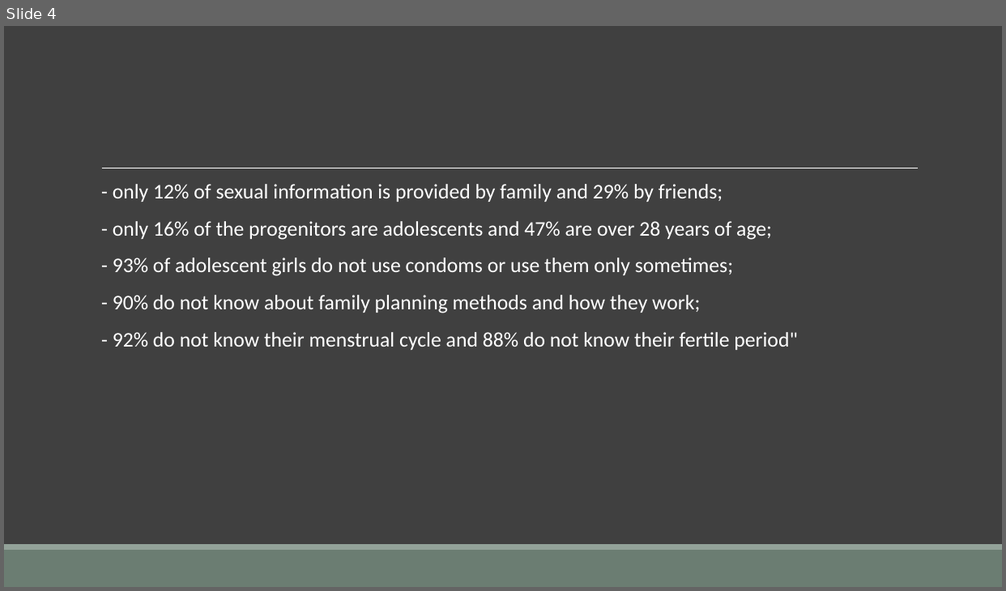
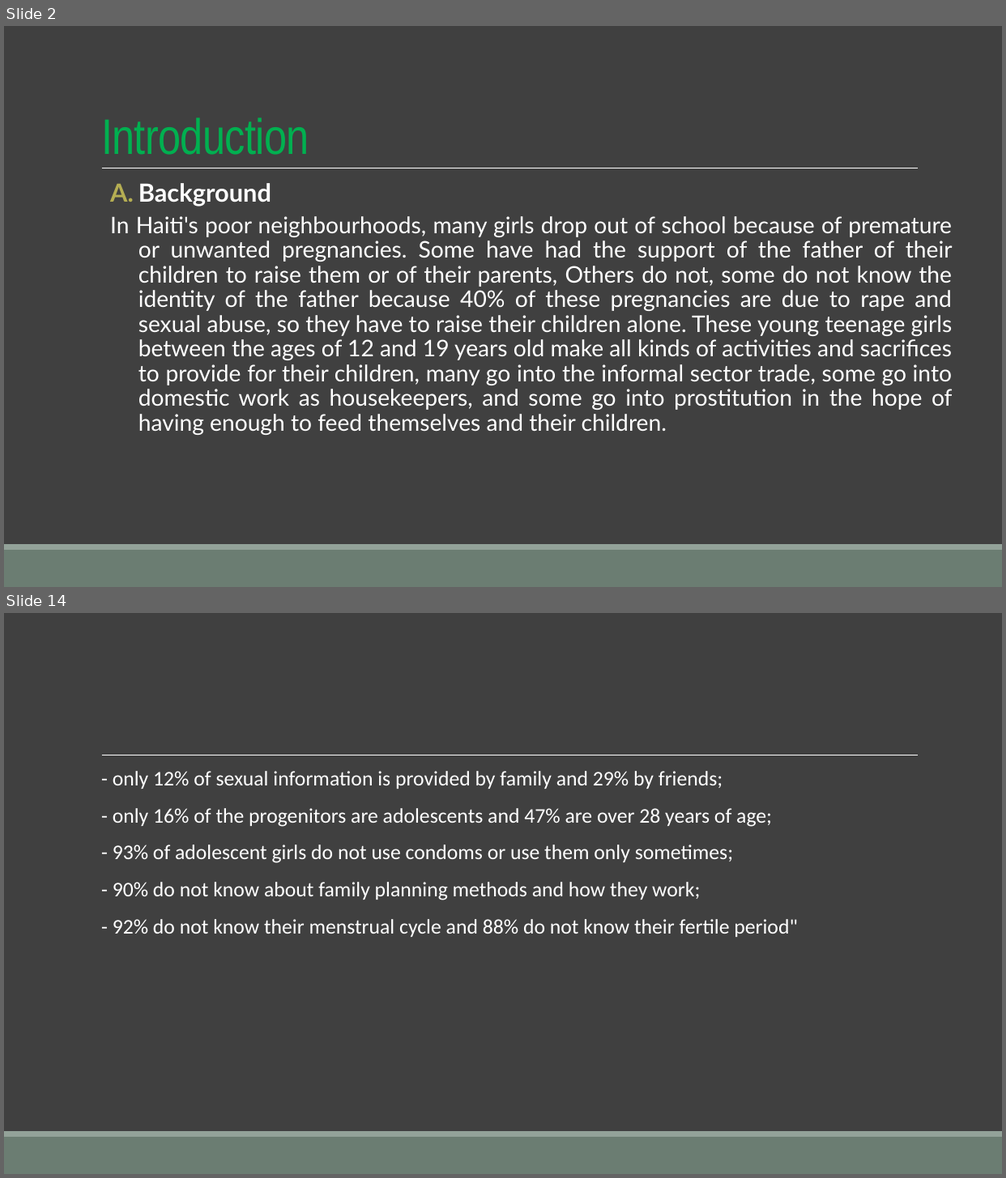
Before and after one commit to Maickery/Child_of_change, a slide deck: Result/Presentation.pptx. Shown one above the other, each under a label of ours: slide 4 before the commit, slides 2 and 14 after it; the slides between them are not shown. The pictures are 1006x591 and 1006x1178 pixels, drawn with LibreOffice and Linux fonts; fonts in the diff are those of the drawing. Boxes give left, top, right and bottom in pixels: in the first picture for what was removed or moved away, otherwise in the second. Text is boxed around its words. In the diff, an @@ line names an element or a change of style, - is before the commit and + after.

```diff
--- a/Result/Presentation.pptx
+++ b/Result/Presentation.pptx
@@ slide 2 added at (4, 26, 1002, 587), background #404040; not listed: 3 template elements that a slide beside it also shows @@
@@ title added at (101, 118, 309, 155), 48 pt, text #00B050 @@
+Introduction
@@ text added at (110, 183, 953, 435), 22 pt, text #FFFFFF @@
+  A. Background
+  In Haiti's poor neighbourhoods, many girls drop out of school because of premature or unwanted pregnancies. Some have had the support of the father of their children to raise them or of their parents, Others do not, some do not know the identity of the father because 40% of these pregnancies are due to rape and sexual abuse, so they have to raise their children alone. These young teenage girls between the ages of 12 and 19 years old make all kinds of activities and sacrifices to provide for their children, many go into the informal sector trade, some go into domestic work as housekeepers, and some go into prostitution in the hope of having enough to feed themselves and their children.
@@ what was slide 4 is now slide 14 @@
```
Also in this commit, not shown: 1 slide changed, 9 other slides added, 4 slides removed, 9 other files.
